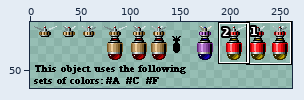
One commit to this sprite sheet: Raiden Project/Game/Assets/Mine.png. Above: a wide view before the commit, with the close-up outlined.
Close-up. Before:
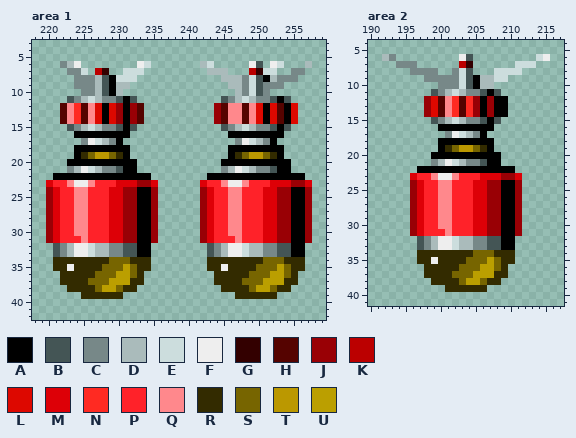
The file is 291x70 pixels. Colours within 5 levels of each other are drawn and written as one. Shown: area 1: x 218..259, y 3..42; area 2: x 190..217, y 4..41. The wide view leaves out empty margins. The commit also changed other parts of the picture, which this record leaves out.
Palette (. is transparent): A #000000  B #445555  C #778888  D #aabbbb  E #ccdddd  F #eeeeee  G #330000  H #550300  J #990005  K #bb0000  L #dd0800  M #dd0007  N #ff2a22  P #ff2229  Q #ff888c  R #332b00  S #776500  T #bb9800  U #bb9f00
The result:
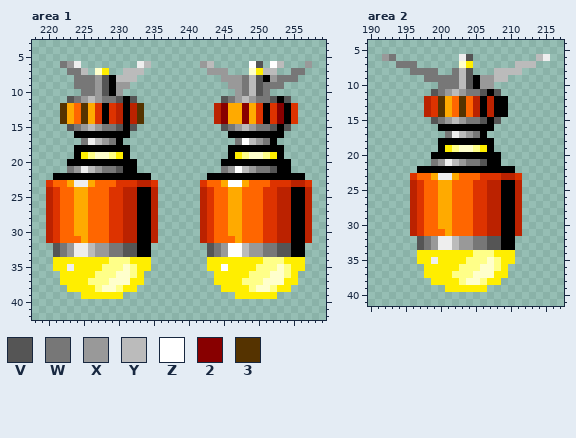
Colours new in this view: V #555555  W #777777  X #999999  Y #bbbbbb  Z #ffffff  2 #880000  3 #553300
Change:
@@ palette @@
-J #990005
+J #bb2200
-M #dd0007
+M #dd3300
-P #ff2229
+P #ff6600
-Q #ff888c
+Q #ffaa00
-R #332b00
+R #ffee00
-S #776500
+S #ffff88
-U #bb9f00
+U #ffffcc
--- area 1
@@ x 218..259 @@
  5 ..........................................
- 6 ....CDF........FE.......DE.....FB.FE...D..
- 7 .....CCE.KG..EEE.........DDD...KGEE..CC...
- 8 ......CCCDBAEEE............DDDCEBADCCC....
- 9 ......CCCDBADD..............DDCEBCCC......
-10 .......CCDBAD................DCEBC........
-11 .....BCDEDCCBAB............BCDEDCCBAB.....
-12 ....HQNHQLALJAJH..........JHQQHQLALHAL....
-13 ....HQNHQLALJAJH..........JHQQHQLALHAL....
-14 ....HQNHQLALJAJH..........JHQQHQLALHAL....
-15 .....BCDEDCCBAB............BCDEDCCBAB.....
+ 6 ....WXF........FY.......XY.....ZV.ZY...X..
+ 7 .....WWY.UR..YYY.........XXX...URYY..WW...
+ 8 ......WWWXVAYYY............XXXWYVAXWWW....
+ 9 ......WWWXVAXX..............XXWYVWWW......
+10 .......WWXVAX................XWYVW........
+11 .....VWXYXWWVAV............VWXYXWWVAV.....
+12 ....3QP3QMAMJAJ3..........J2QQ2QMAM2AM....
+13 ....3QP3QMAMJAJ3..........J2QQ2QMAM2AM....
+14 ....3QP3QMAMJAJ3..........J2QQ2QMAM2AM....
+15 .....VWXYXWWVAV............VWXYXWWVAV.....
 16 ......AAAAAAAA..............AAAAAAAA......
-17 .......CFEDCA................CFEDCA.......
+17 .......WFYXWA................WZYXWA.......
 18 ......AAAAAAAA..............AAAAAAAA......
-19 ......ARSTTSRA..............ARSTTSRA......
+19 ......ARSUUSRA..............ARSUUSRA......
 20 .....AAAAAAAAAA............AAAAAAAAAA.....
-21 .....CDFEDCCBAA............CDFEDCCBAA.....
+21 .....WXFYXWWVAA............WXZYXWWVAA.....
 22 ...AAAAAAAAAAAAAA........AAAAAAAAAAAAAA...
-23 ..MPPQFFQPPPMMMJJM......MPPQFFQPPPMMMJJM..
+23 ..MPPQFFQPPPMMMJJM......MPPQZZQPPPMMMJJM..
 24 ..JMPPQQPPPMMJJAAJ......JMPPQQPPPMMJJAAJ..
@@ x 218..259 @@
 31 ..JMPPPQPPPMMJJAAJ......JMPPPQPPPMMJJAAJ..
-32 ...BCDFFEDDCCBBAA........BCDFFEDDCCBBAA...
-33 ...BCDFFEDDCCBBAA........BCDFFEDDCCBBAA...
+32 ...VWXFFYXXWWVVAA........VWXZZYXXWWVVAA...
+33 ...VWXFFYXXWWVVAA........VWXZZYXXWWVVAA...
 34 ...RRRRRRRRSSSRRR........RRRRRRRRSSSRRR...
-35 ...RRFRRRRSSSUSRR........RRFRRRRSSSUSRR...
+35 ...RRFRRRRSSSUSRR........RRZRRRRSSSUSRR...
 36 ....RRRRRSSSUUSR..........RRRRRSSSUUSR....
--- area 2
@@ x 190..217 @@
  5 ............................
- 6 ..DC.........FB.........EF..
- 7 ....CCC......KG......EEE....
- 8 ......CCCC..CEB...EEEE......
- 9 ........CCCCCEBADDEE........
-10 ..........CCCEBADD..........
-11 .........BCDEDCCBAB.........
-12 ........JLHQNHNJAJAA........
-13 ........JLHQNHNJAJAA........
-14 ........JLHQNHNJAJAA........
-15 .........BCDEDCCBAB.........
+ 6 ..XW.........FV.........YF..
+ 7 ....WWW......UR......YYY....
+ 8 ......WWWW..WYV...YYYY......
+ 9 ........WWWWWYVAXXYY........
+10 ..........WWWYVAXX..........
+11 .........VWXYXWWVAV.........
+12 ........JM3QP3PJAJAA........
+13 ........JM3QP3PJAJAA........
+14 ........JM3QP3PJAJAA........
+15 .........VWXYXWWVAV.........
 16 ..........AAAAAAAA..........
-17 ...........CFEDCA...........
+17 ...........WFYXWA...........
 18 ..........AAAAAAAA..........
-19 ..........ARSTTSRA..........
+19 ..........ARSUUSRA..........
 20 .........AAAAAAAAAA.........
-21 .........CDFEDCCBAA.........
+21 .........WXFYXWWVAA.........
 22 .......AAAAAAAAAAAAAA.......
@@ x 195..210 @@
 31 .JMPPPQPPPMMJJAA
-32 ..BCDFFEDDCCBBAA
-33 ..BCDFFEDDCCBBAA
+32 ..VWXFFYXXWWVVAA
+33 ..VWXFFYXXWWVVAA
 34 ..RRRRRRRRSSSRRR
Boxes around the changes in both close-ups, in picture pixels (x1, y1, x2, y2):
changed: (46, 61, 158, 299)
changed: (200, 61, 312, 299)
changed: (382, 54, 543, 292)
